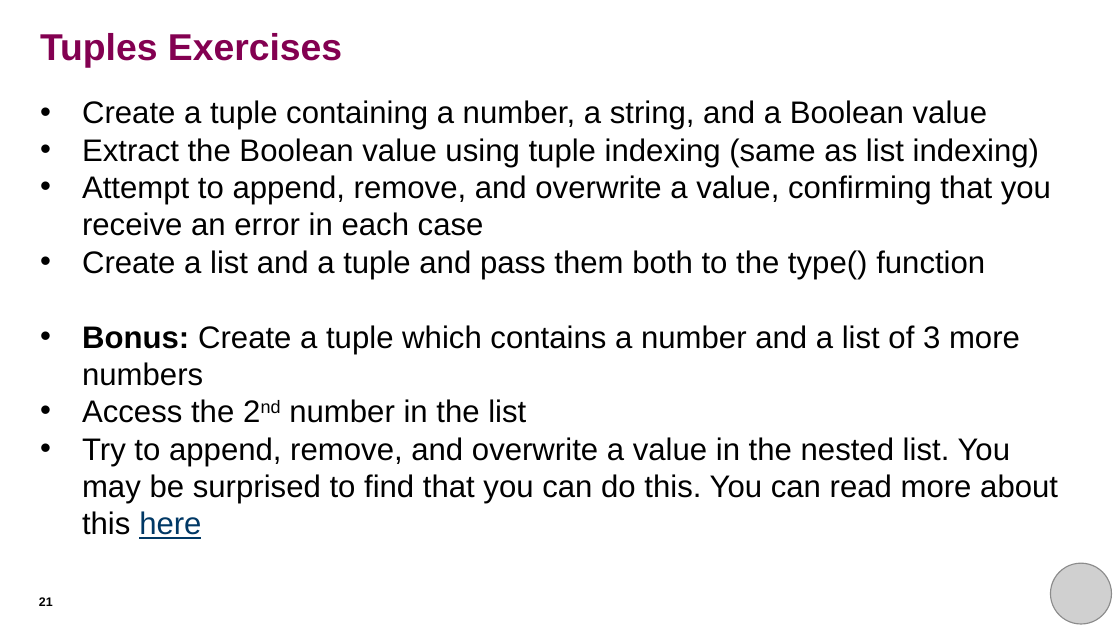
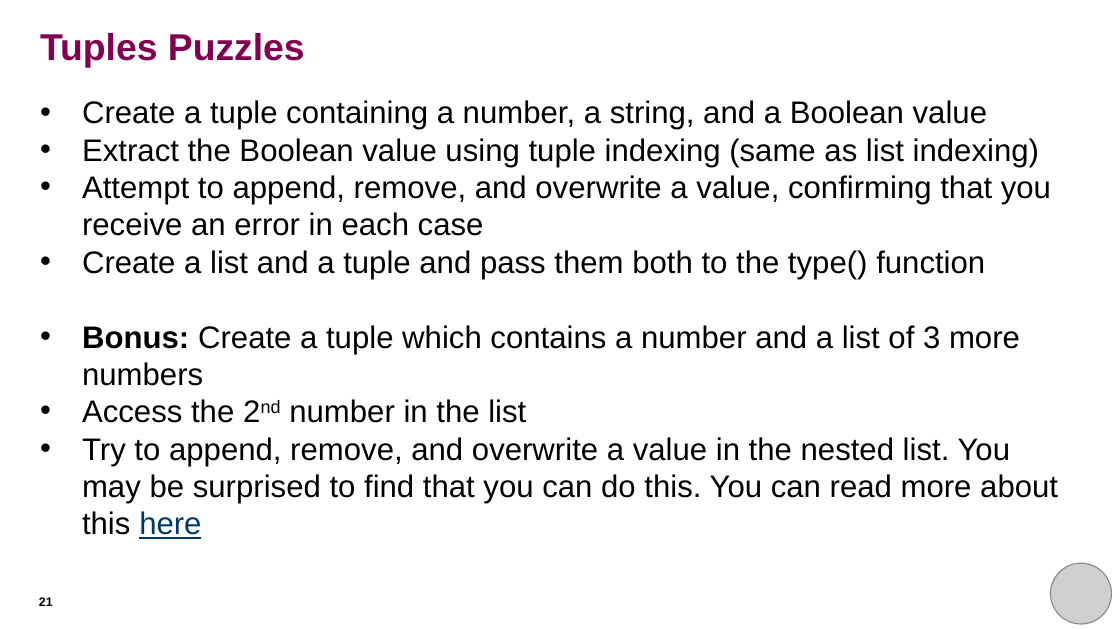
Before and after one commit to THargreaves/beginners-python, a slide deck: slide 21 of session_four/session_four_presentation.pptx. Drawn at 1120x630 pixels with LibreOffice and Linux fonts; fonts in the diff are those of the drawing; grey boxes stand for pictures. Boxes give left, top, right and bottom in pixels: in the first picture for what was removed or moved away, otherwise in the second. Text is boxed around its words. In the diff, an @@ line names an element or a change of style, - is before the commit and + after.

Commit message:
Correct slide title

```diff
--- a/session_four/session_four_presentation.pptx
+++ b/session_four/session_four_presentation.pptx
@@ title at (x1=40, y1=33, x2=305, y2=68): text changed @@
-Tuples Exercises
+Tuples Puzzles
```
Also in this commit, not shown: 1 other slide changed.
